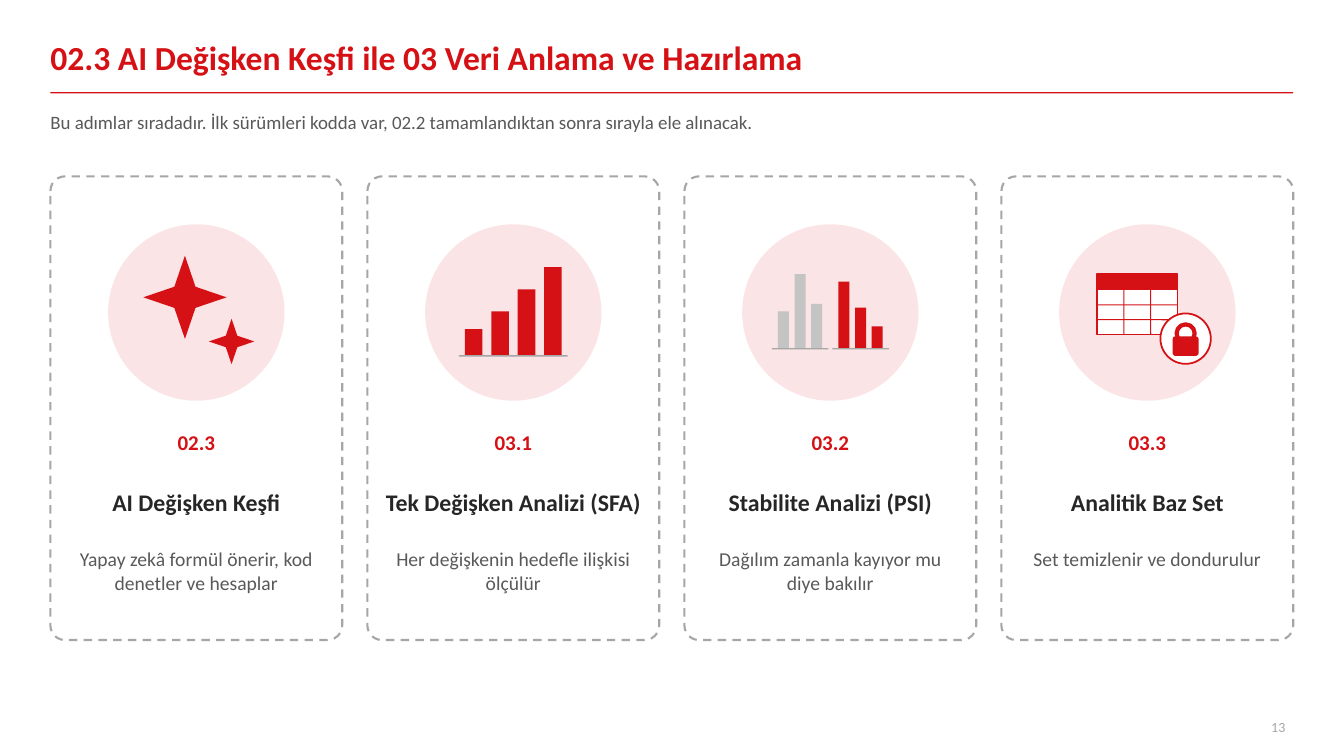
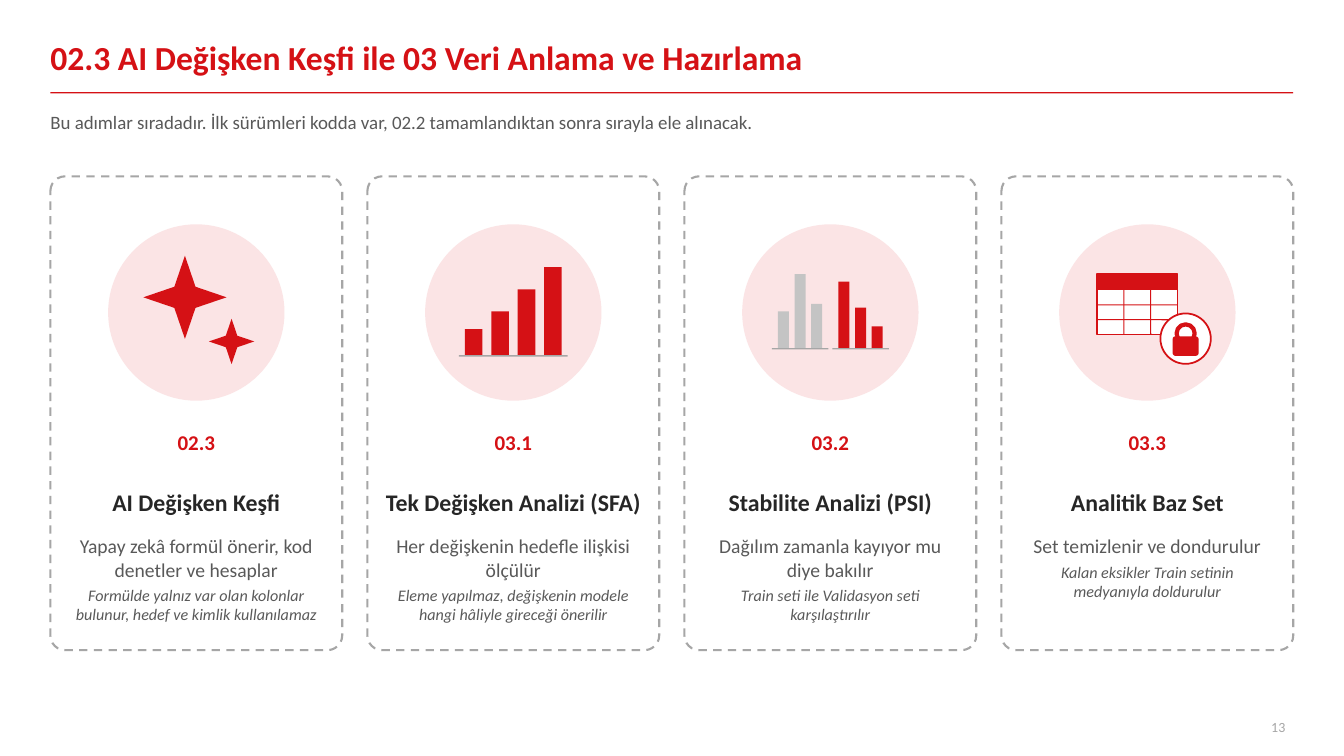
Before and after one commit to canmergen/amp, a slide deck: slide 13 of analitik_modelleme_platformu_GUNCEL/sunum/Platform_Sunum_Sade.pptx. Drawn at 1344x756 pixels with LibreOffice and Linux fonts; fonts in the diff are those of the drawing. Boxes give left, top, right and bottom in pixels: in the first picture for what was removed or moved away, otherwise in the second. Text is boxed around its words. In the diff, an @@ line names an element or a change of style, - is before the commit and + after.

```diff
--- a/analitik_modelleme_platformu_GUNCEL/sunum/Platform_Sunum_Sade.pptx
+++ b/analitik_modelleme_platformu_GUNCEL/sunum/Platform_Sunum_Sade.pptx
@@ rounded rectangle: place and size @@
-rounded rectangle at (50, 176, 343, 640)
+rounded rectangle at (50, 176, 343, 650)
@@ rounded rectangle: place and size @@
-rounded rectangle at (368, 176, 660, 640)
+rounded rectangle at (368, 176, 660, 650)
@@ rounded rectangle: place and size @@
-rounded rectangle at (685, 176, 977, 640)
+rounded rectangle at (685, 176, 977, 650)
@@ rounded rectangle: place and size @@
-rounded rectangle at (1002, 176, 1295, 640)
+rounded rectangle at (1002, 176, 1295, 650)
@@ text "Yapay zekâ formül önerir, kod ...": place and size @@
-text "Yapay zekâ formül önerir, kod ..." at (80, 552, 313, 593)
+text "Yapay zekâ formül önerir, kod ..." at (76, 539, 316, 622)
@@ text at (80, 539, 313, 580): more space between paragraphs @@
@@ text "Her değişkenin hedefle ilişkisi ölçülür": place and size @@
-text "Her değişkenin hedefle ilişkisi ölçülür" at (396, 552, 630, 593)
+text "Her değişkenin hedefle ilişkisi ölçülür" at (396, 539, 630, 623)
@@ text at (396, 539, 630, 580): more space between paragraphs @@
@@ text "Dağılım zamanla kayıyor mu diye ...": place and size @@
-text "Dağılım zamanla kayıyor mu diye ..." at (719, 552, 941, 593)
+text "Dağılım zamanla kayıyor mu diye ..." at (719, 539, 941, 623)
@@ text at (719, 539, 941, 580): more space between paragraphs @@
@@ text "Set temizlenir ve dondurulur": place and size @@
-text "Set temizlenir ve dondurulur" at (1033, 552, 1260, 566)
+text "Set temizlenir ve dondurulur" at (1033, 539, 1260, 600)
@@ text at (1033, 539, 1260, 553): more space between paragraphs @@
@@ text at (1061, 567, 1233, 600): paragraph added @@
+Kalan eksikler Train setinin medyanıyla doldurulur
@@ text at (76, 590, 316, 622): paragraph added @@
+Formülde yalnız var olan kolonlar bulunur, hedef ve kimlik kullanılamaz
@@ text at (398, 590, 628, 623): paragraph added @@
+Eleme yapılmaz, değişkenin modele hangi hâliyle gireceği önerilir
@@ text at (741, 590, 920, 623): paragraph added @@
+Train seti ile Validasyon seti karşılaştırılır
```
Also in this commit, not shown: 12 other slides changed, 1 other file.
